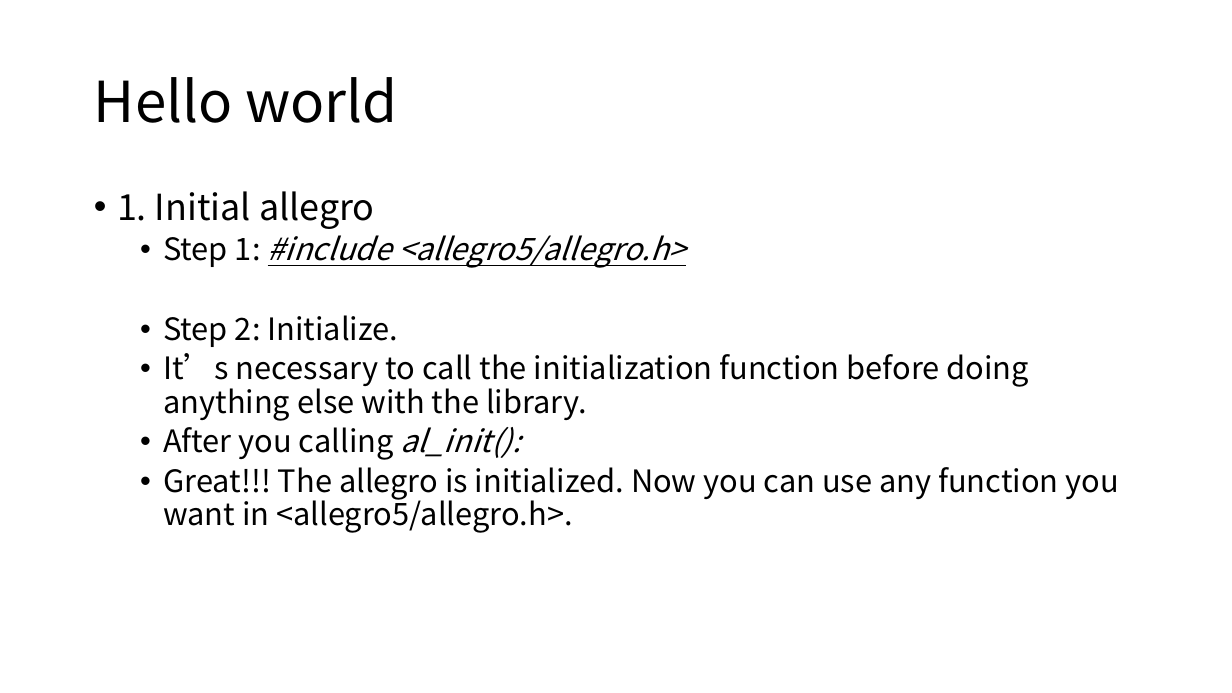
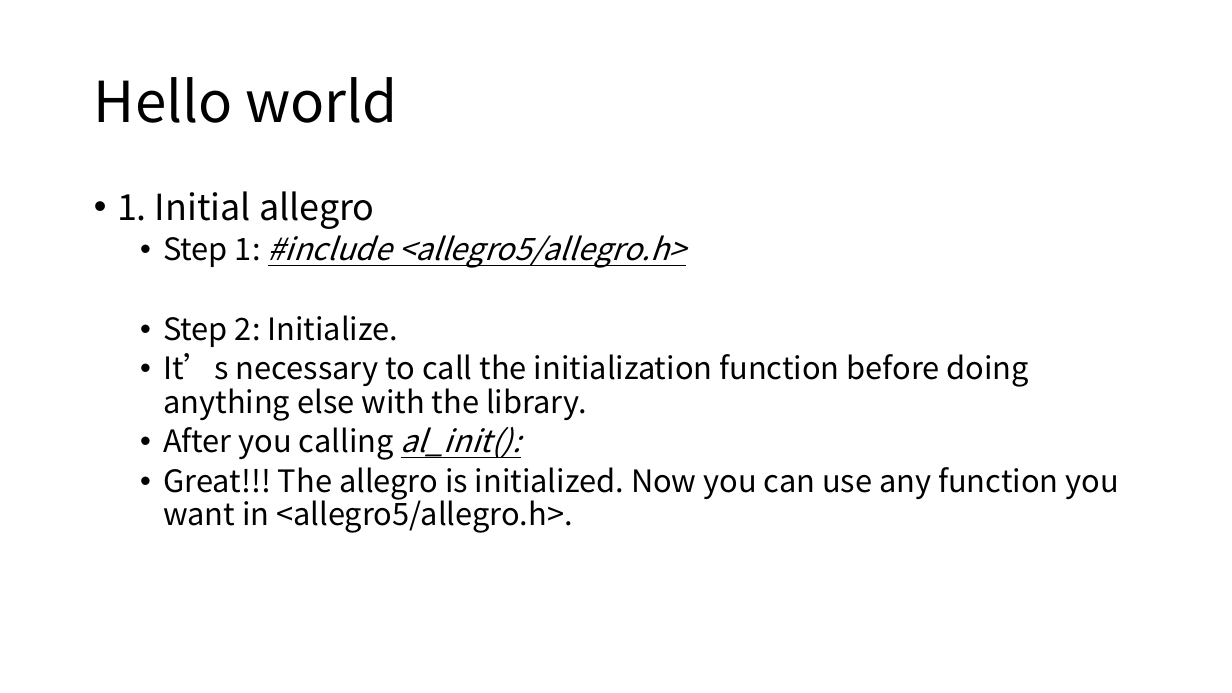
Before and after one commit to arcchang1236/Allegro-5, a slide deck: slide 5 of tutorial/final_proj.pptx. Drawn at 1232x693 pixels with LibreOffice and Linux fonts; fonts in the diff are those of the drawing. Boxes give left, top, right and bottom in pixels: in the first picture for what was removed or moved away, otherwise in the second. Text is boxed around its words. In the diff, an @@ line names an element or a change of style, - is before the commit and + after.

```diff
--- a/tutorial/final_proj.pptx
+++ b/tutorial/final_proj.pptx
@@ text at box(163, 427, 521, 460): underline on in "al_init():" @@
```
Also in this commit, not shown: 10 other slides changed, 3 slides added, 6 other files.
